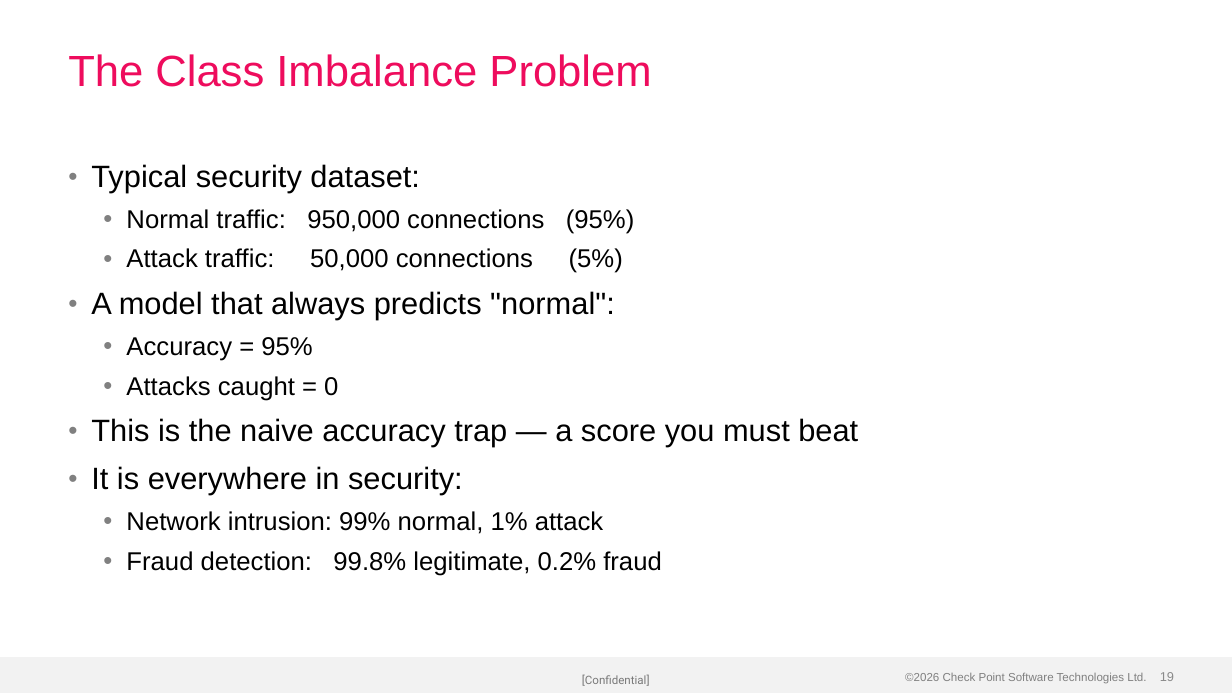
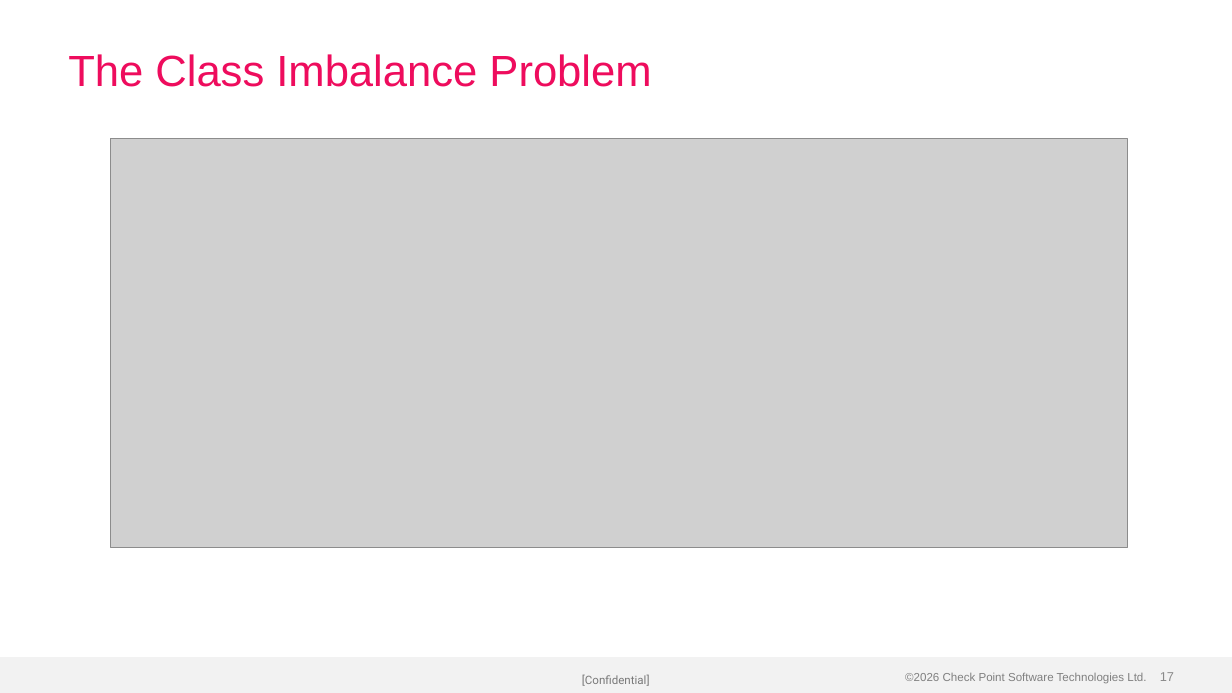
Before and after one commit to alshawwaf/ai-basic-training, a slide deck: slide 17 of stage1_classic_ml/01_what_is_ml/Lecture-1-What-is-ML.pptx (slide 19 before the commit). Drawn at 1232x693 pixels with LibreOffice and Linux fonts; fonts in the diff are those of the drawing; grey boxes stand for pictures; background and template pictures are left out. Boxes give left, top, right and bottom in pixels: in the first picture for what was removed or moved away, otherwise in the second. Text is boxed around its words. In the diff, an @@ line names an element or a change of style, - is before the commit and + after.

Commit message:
Rebuild Lecture-1 with charts, diagrams, and visual layouts
12 embedded images: training loop diagram, loss curve chart, class
imbalance comparison, ML workflow flowchart, train/test split visual,
digit grid, pixel number grid, average prototypes, three ML types cards,
features-vs-labels table, EDA checklist, Python tools cards. Uses 2-Column,
Bullets+Pull Quote, and Title Only layouts alongside standard bullets.

```diff
--- a/stage1_classic_ml/01_what_is_ml/Lecture-1-What-is-ML.pptx
+++ b/stage1_classic_ml/01_what_is_ml/Lecture-1-What-is-ML.pptx
@@ picture added at (111, 139, 1128, 547) @@
@@ text removed at (91, 164, 858, 576) @@
-• Typical security dataset:
-  • Normal traffic: 950,000 connections (95%)
-  • Attack traffic: 50,000 connections (5%)
-• A model that always predicts "normal":
-  • Accuracy = 95%
-  • Attacks caught = 0
-• This is the naive accuracy trap — a score you must beat
-• It is everywhere in security:
-  • Network intrusion: 99% normal, 1% attack
-  • Fraud detection: 99.8% legitimate, 0.2% fraud
@@ page number at (1160, 672, 1174, 681): text changed @@
-19
+17
```
Also in this commit, not shown: 10 other slides changed, 10 slides added, 14 slides removed.
